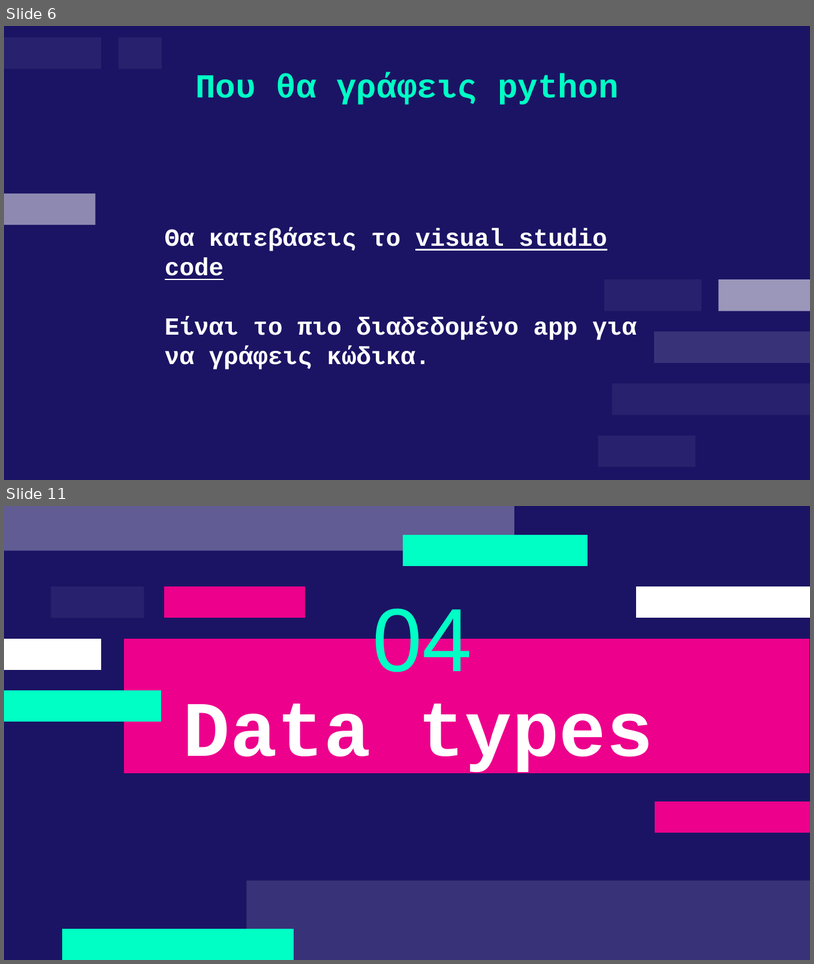
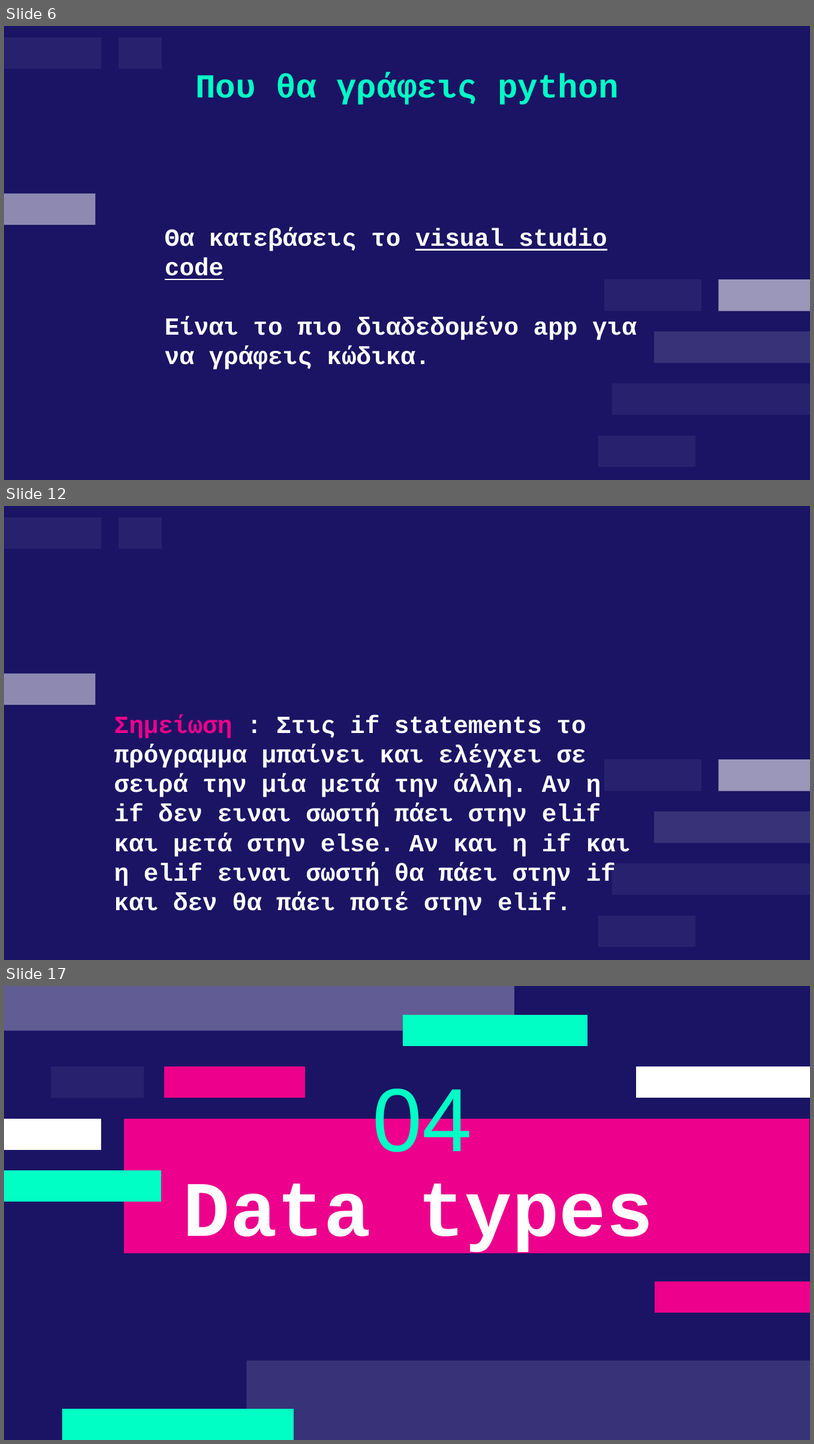
Before and after one commit to deepblue597/python_tutorial, a slide deck: lesson 2/Lesson 2 Python.pptx. Shown one above the other, each under a label of ours: slides 6 and 11 before the commit, slides 6, 12 and 17 after it; the slides between them are not shown. The pictures are 814x964 and 814x1444 pixels, drawn with LibreOffice and Linux fonts; fonts in the diff are those of the drawing. Boxes give left, top, right and bottom in pixels: in the first picture for what was removed or moved away, otherwise in the second. Text is boxed around its words. In the diff, an @@ line names an element or a change of style, - is before the commit and + after.

```diff
--- a/lesson 2/Lesson 2 Python.pptx
+++ b/lesson 2/Lesson 2 Python.pptx
@@ slide 12 added at (x1=4, y1=506, x2=810, y2=960), background #1B1464 @@
@@ freeform shape added at (x1=4, y1=517, x2=102, y2=549), fill #FFFFFF at 6% opacity @@
@@ freeform shape added at (x1=119, y1=517, x2=162, y2=549), fill #FFFFFF at 6% opacity @@
@@ freeform shape added at (x1=4, y1=673, x2=96, y2=705), fill #FFFFFF at 50% opacity @@
@@ text added at (x1=114, y1=715, x2=631, y2=915), 22 pt, text #FFFFFF, bold @@
+Σημείωση : Στις if statements το πρόγραμμα μπαίνει και ελέγχει σε σειρά την μία μετά την άλλη. Αν η if δεν ειναι σωστή πάει στην elif και μετά στην else. Αν και η if και η elif ειναι σωστή θα πάει στην if και δεν θα πάει ποτέ στην elif.
@@ group added at (x1=599, y1=759, x2=810, y2=946): 5 freeform shapes @@
@@ what was slide 11 is now slide 17 @@
```
Also in this commit, not shown: 4 slides changed, 8 other slides added, 3 slides removed, 1 other file.
